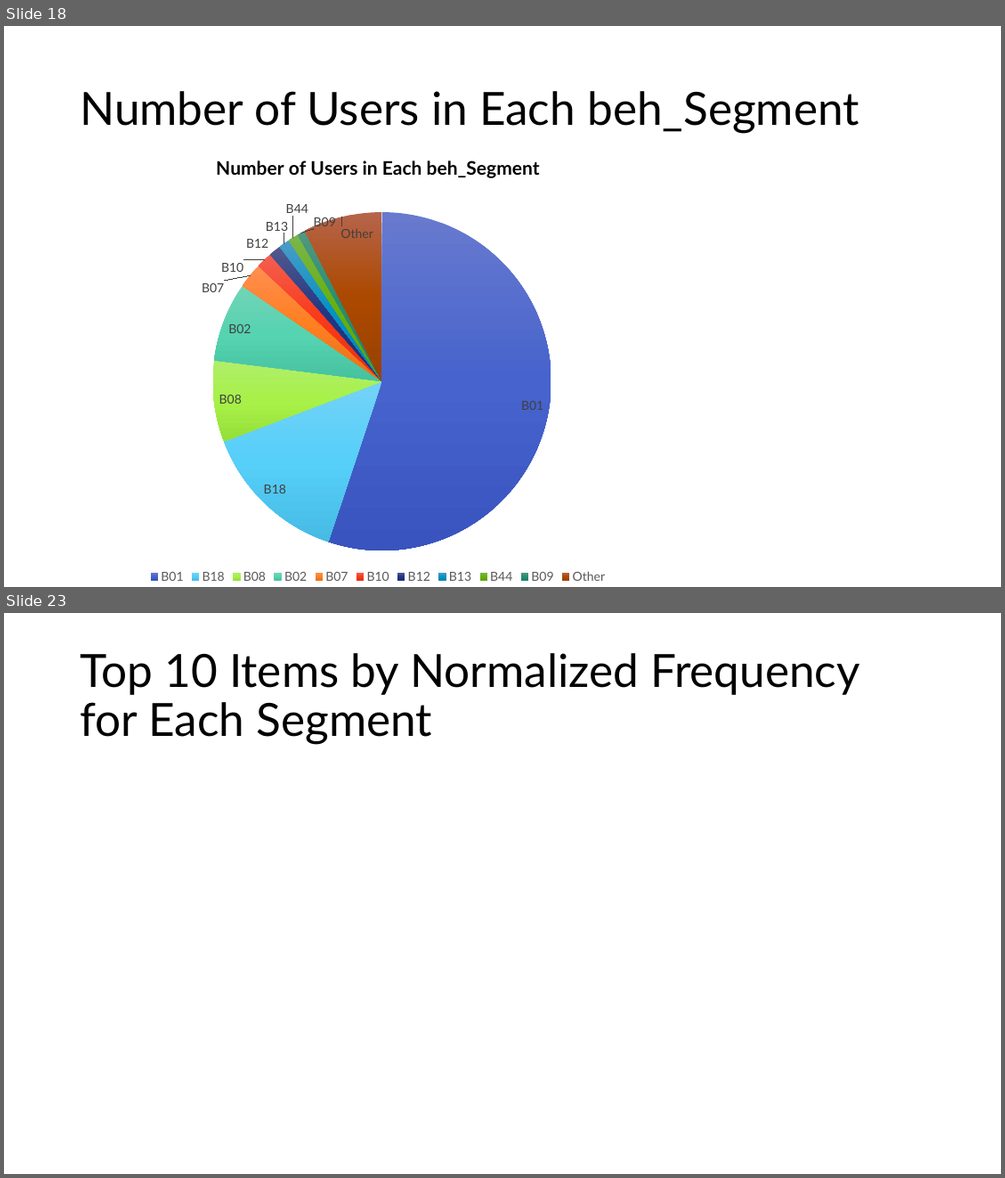
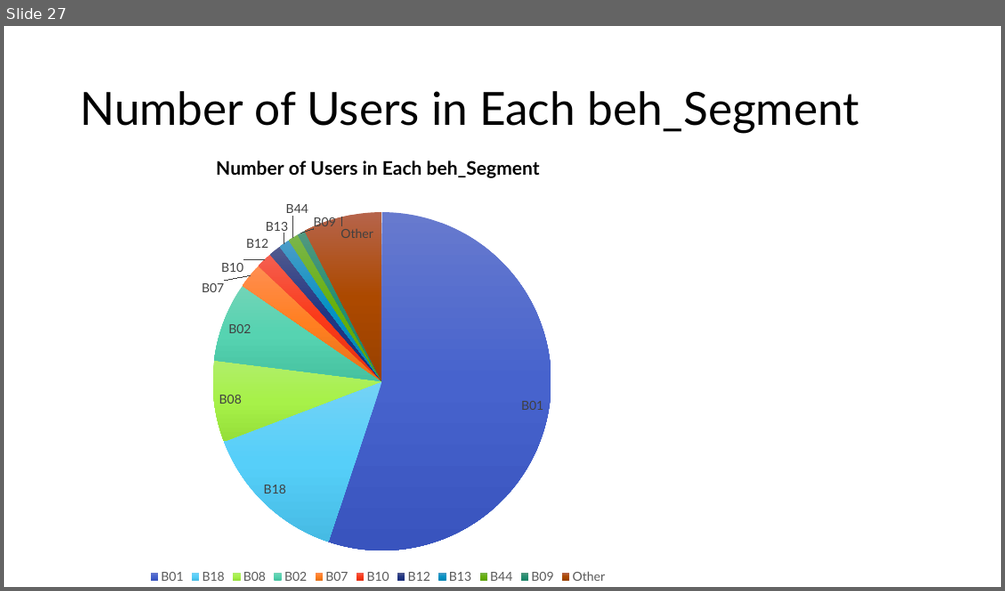
Before and after one commit to lizesteyn/FNBdataquest, a slide deck: Presentation1.pptx. Shown one above the other, each under a label of ours: slides 18 and 23 before the commit, slide 27 after it; the slides between them are not shown. The pictures are 1005x1178 and 1005x591 pixels, drawn with LibreOffice and Linux fonts; fonts in the diff are those of the drawing. Boxes give left, top, right and bottom in pixels: in the first picture for what was removed or moved away, otherwise in the second. Text is boxed around its words. In the diff, an @@ line names an element or a change of style, - is before the commit and + after.

```diff
--- a/Presentation1.pptx
+++ b/Presentation1.pptx
@@ slide 23 removed at (4,613,1001,1174), background #FFFFFF @@
@@ title removed at (80,653,860,745) @@
-Top 10 Items by Normalized Frequency for Each Segment
@@ what was slide 18 is now slide 27 @@
```
Also in this commit, not shown: 7 slides changed, 13 slides added, 3 other slides removed, 3 other files.
